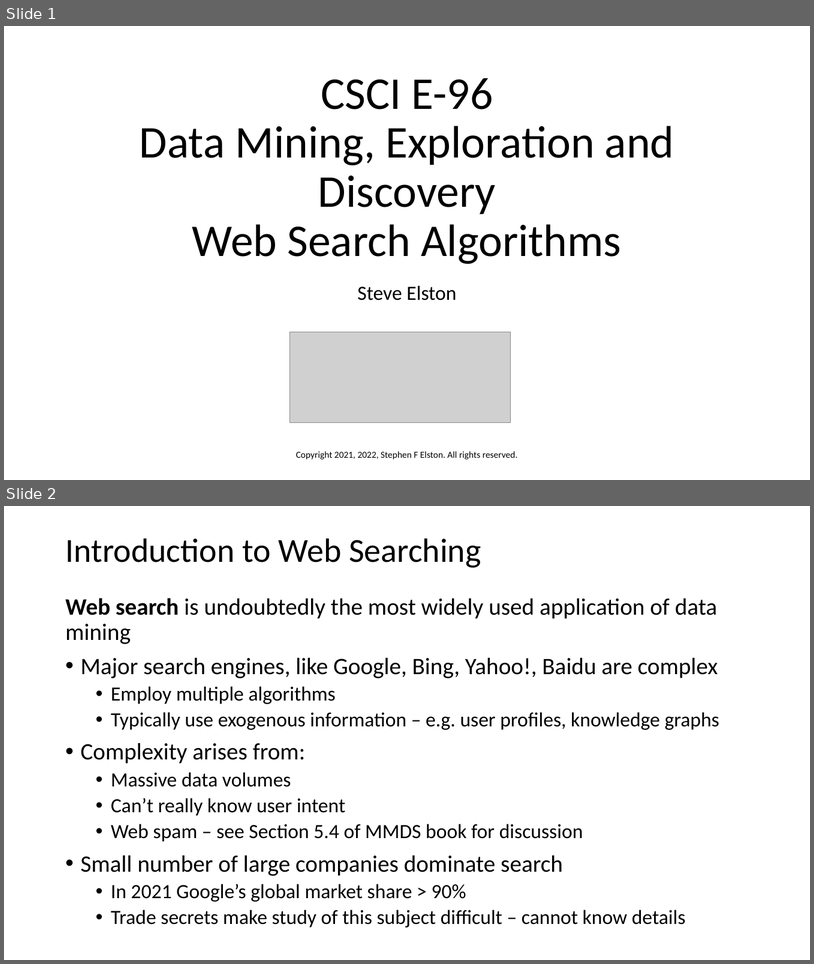
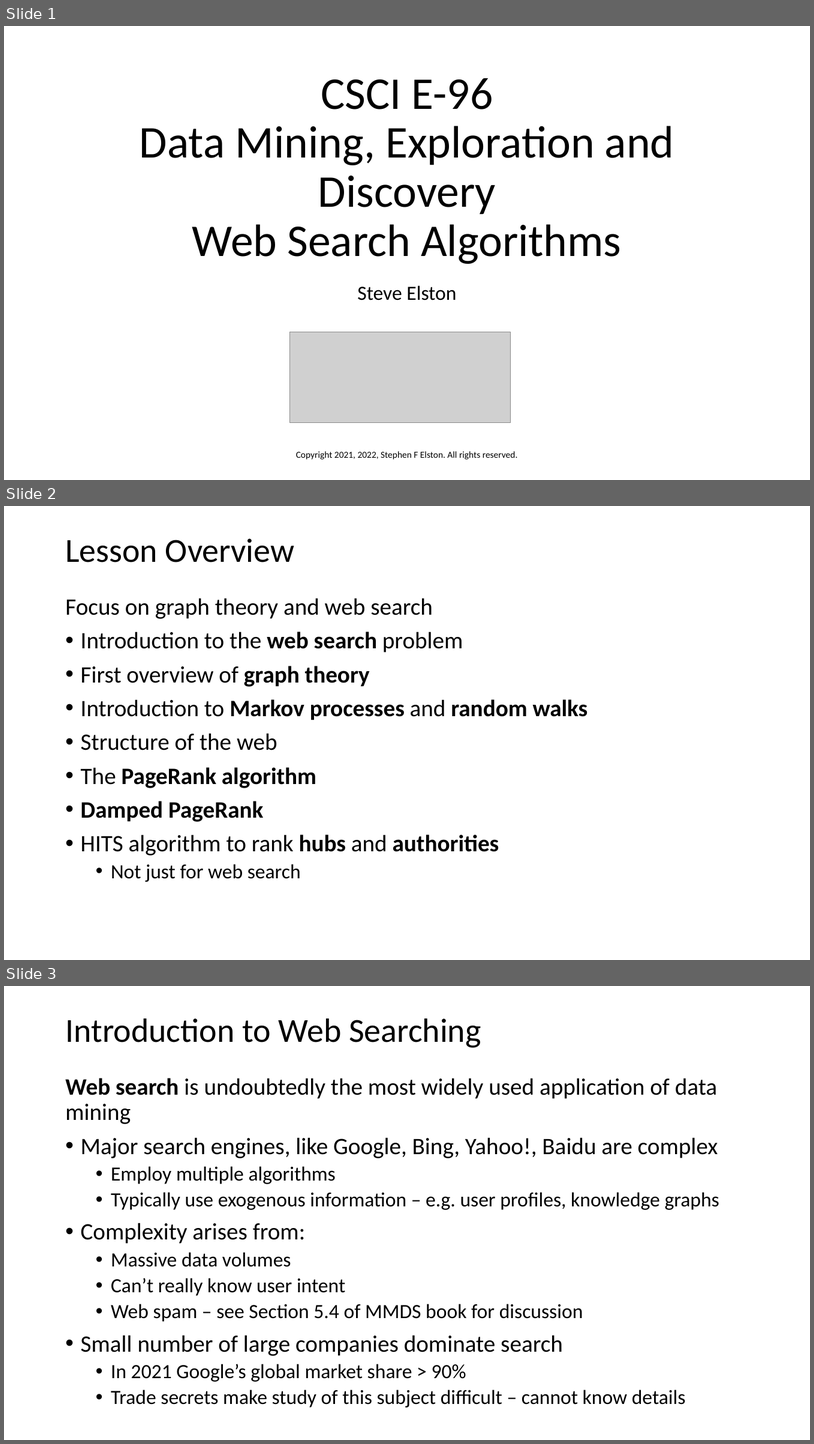
Before and after one commit to StephenElston/CSCI-E-108, a slide deck: slides/5_WebSearching.pptx. Shown one above the other, each under a label of ours: slides 1 and 2 before the commit, slides 1, 2 and 3 after it. The pictures are 814x964 and 814x1444 pixels, drawn with LibreOffice and Linux fonts; fonts in the diff are those of the drawing; grey boxes stand for pictures. Boxes give left, top, right and bottom in pixels: in the first picture for what was removed or moved away, otherwise in the second. Text is boxed around its words. In the diff, an @@ line names an element or a change of style, - is before the commit and + after.

```diff
--- a/slides/5_WebSearching.pptx
+++ b/slides/5_WebSearching.pptx
@@ slide 2 added at (4, 506, 810, 960), background #FFFFFF @@
@@ title added at (65, 538, 294, 562), 40 pt, text #000000 @@
+Lesson Overview
@@ text added at (65, 598, 588, 882), 28 pt, text #000000 @@
+Focus on graph theory and web search
+• Introduction to the web search problem
+• First overview of graph theory
+• Introduction to Markov processes and random walks
+• Structure of the web
+• The PageRank algorithm
+• Damped PageRank
+• HITS algorithm to rank hubs and authorities
+  • Not just for web search
@@ what was slide 2 is now slide 3 @@
```
Also in this commit, not shown: 8 slides changed, 2 other slides added.
